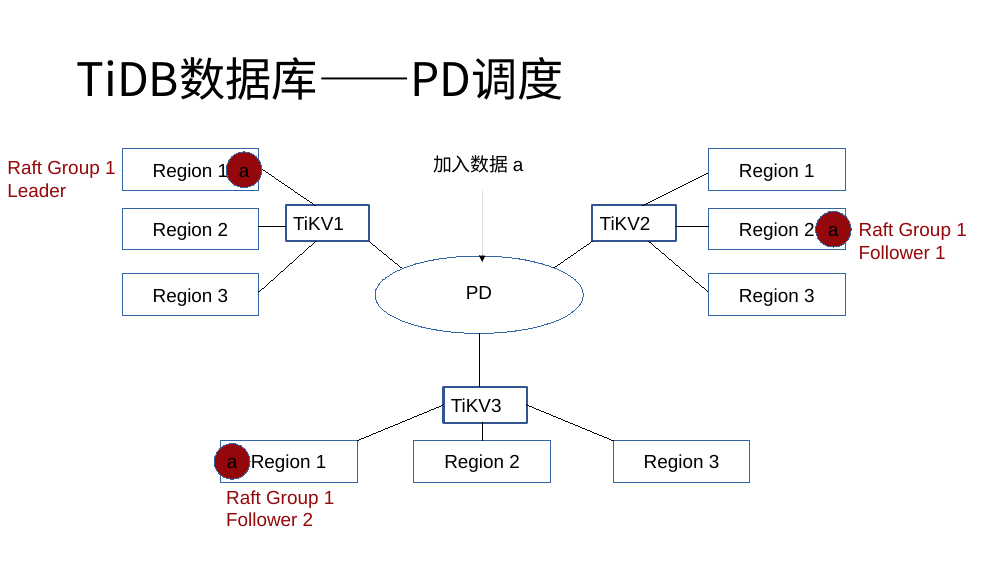
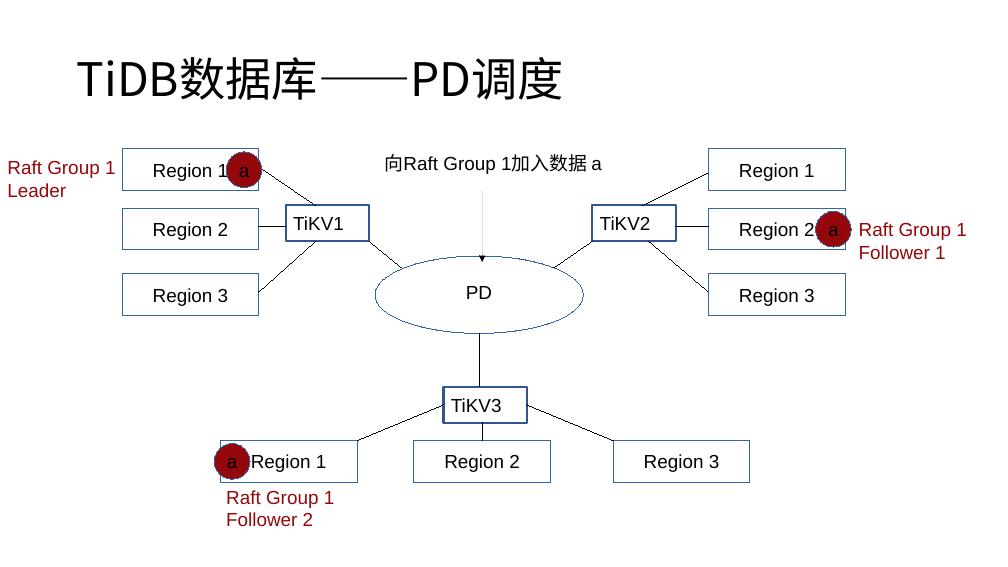
Before and after one commit to Doris404/Study-paper-channel, a slide deck: slide 21 of Chai' project/study material/notes/TiDB项目.pptx (slide 14 before the commit). Drawn at 1008x567 pixels with LibreOffice and Linux fonts; fonts in the diff are those of the drawing. Boxes give left, top, right and bottom in pixels: in the first picture for what was removed or moved away, otherwise in the second. Text is boxed around its words. In the diff, an @@ line names an element or a change of style, - is before the commit and + after.

```diff
--- a/Chai' project/study material/notes/TiDB项目.pptx
+++ b/Chai' project/study material/notes/TiDB项目.pptx
@@ text at [385, 154, 602, 174]: text changed @@
-加入数据 a
+向Raft Group 1加入数据 a
```
Also in this commit, not shown: 5 other slides changed, 9 slides added.
